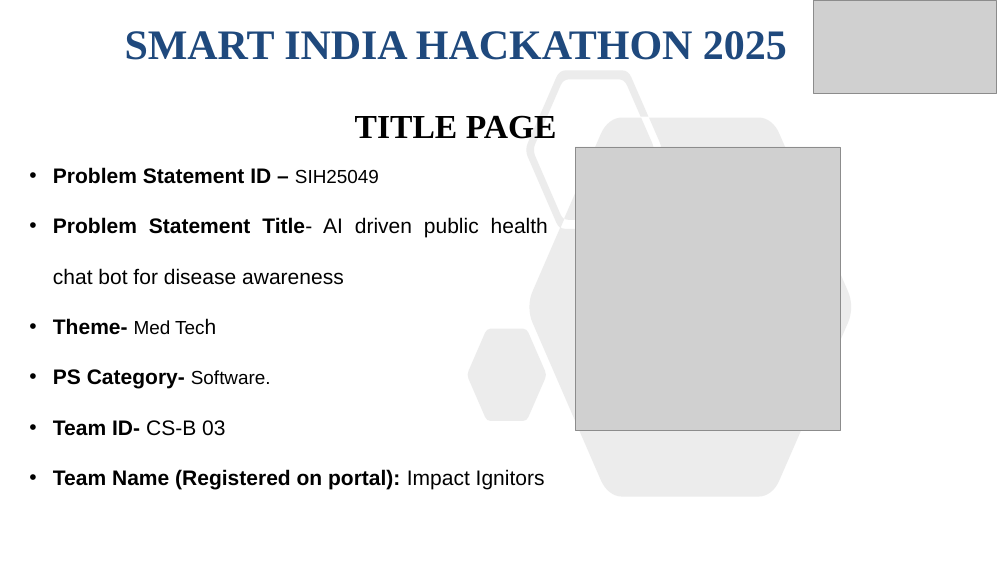
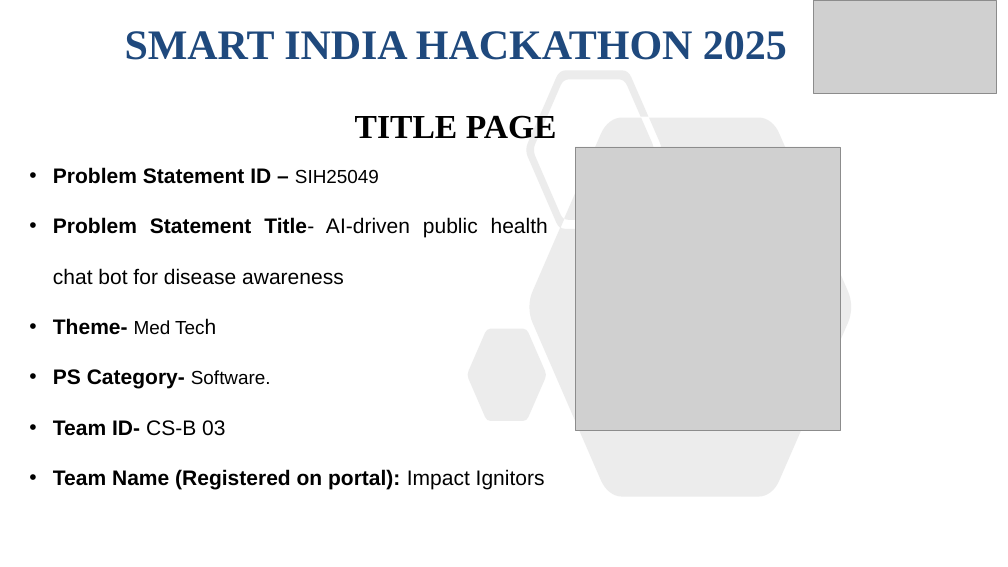
Before and after one commit to notjb2007/SIHackathon_2025, a slide deck: slide 1 of Smart India Hackathon 2025.pptx. Drawn at 1008x567 pixels with LibreOffice and Linux fonts; fonts in the diff are those of the drawing; grey boxes stand for pictures. Boxes give left, top, right and bottom in pixels: in the first picture for what was removed or moved away, otherwise in the second. Text is boxed around its words. In the diff, an @@ line names an element or a change of style, - is before the commit and + after.

```diff
--- a/Smart India Hackathon 2025.pptx
+++ b/Smart India Hackathon 2025.pptx
@@ text at [53,217,548,285]: text changed @@
-• Problem Statement Title- AI driven public health chat bot for disease awareness
+• Problem Statement Title- AI-driven public health chat bot for disease awareness
```
Also in this commit, not shown: 2 other slides changed, 1 other file.
